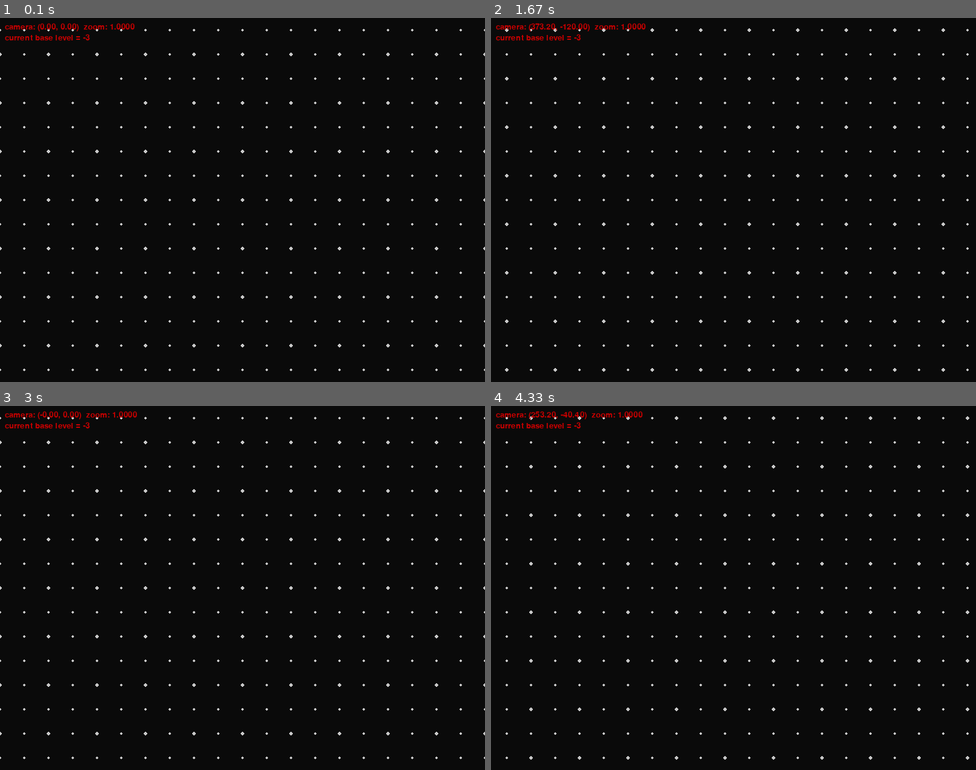
Above: before the commit, frames 1-4 (two rows, left to right).
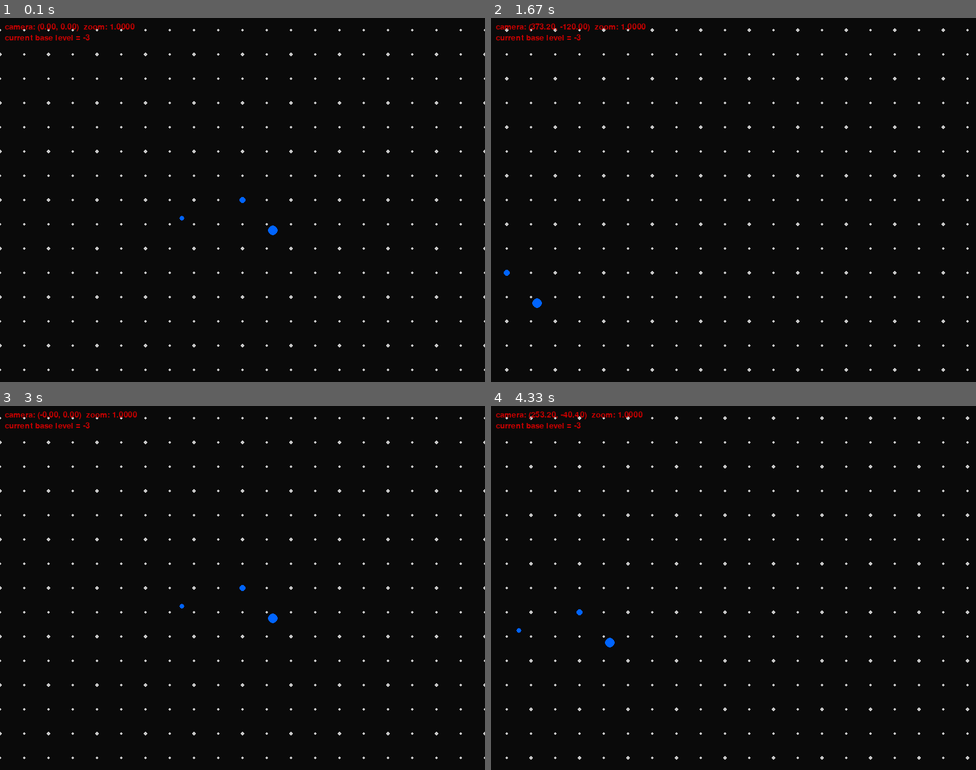
Above: after the commit, the same moments.

Repository: Rigo2000/spacetimecurves
Game: pygame game, started from python1.py
The game is run twice, just before and just after one commit, with the same random seed, the same clock (stepped at 60 frames per second) and the same inputs.
Inputs (mouse positions are in pixels of both pictures, inside the frame that each line leads up to):
- Up to frame 1 (0.1 s): no input
- Up to frame 2 (1.67 s): hold Right 0.33-0.8 s; move the mouse to (714, 214) at 0.37 s; hold Up 0.83-1.13 s; hold Right 1.17-1.63 s
- Up to frame 3 (3 s): hold Left 1.67-2.2 s; hold Down 2.23-2.53 s; hold Left 2.57-2.97 s
- Up to frame 4 (4.33 s): hold Up 3-3.37 s; hold Right 3.4-4.03 s; hold Down from 4.07 s (still down)

The runs differ from the first frame. In frame 1, less than 0.1% of the frame differs, in the area x 37-58%, y 49-60%; in frame 2, less than 0.1%; in frame 3, less than 0.1%; in frame 4, less than 0.1%.

Commit message:
Added particels

Diff:
--- a/python1.py
+++ b/python1.py
@@ -15,6 +15,31 @@
 TARGET_SPACING_PX = 100.0  # preferred on-screen spacing for "current level"
 MAX_REL_LEVELS = 2     # number of finer levels to draw
 R_MIN, R_MAX = 1.0, 3.0
+
+class Particle:
+    def __init__(self, world_x, world_y, size=5, color=(0, 100, 255)):
+        self.world_x = world_x
+        self.world_y = world_y
+        self.size = size  # in world units
+        self.color = color
+
+    def draw(self, camera_x, camera_y, camera_zoom):
+        # Convert world -> screen
+        sx = (self.world_x - camera_x) * camera_zoom + WIDTH * 0.5
+        sy = (self.world_y - camera_y) * camera_zoom + HEIGHT * 0.5
+        screen_radius = max(1, int(round(self.size * camera_zoom)))
+
+        # Only draw if within screen bounds (simple culling)
+        if -screen_radius <= sx <= WIDTH + screen_radius and -screen_radius <= sy <= HEIGHT + screen_radius:
+            pygame.draw.circle(screen, self.color, (int(sx), int(sy)), screen_radius)
+
+
+particles = [
+    Particle(0, 0, size=5),
+    Particle(50, 50, size=8),
+    Particle(-100, 30, size=4)
+]
+
 
 # Utilities
 def world_to_screen(wx, wy):
@@ -142,6 +167,10 @@
     # Draw
     screen.fill((10, 10, 10))
     draw_grid()
+
+    for p in particles:
+        p.draw(camera_x, camera_y, camera_zoom)
+
     if show_debug:
         debug_overlay()
     pygame.display.flip()
